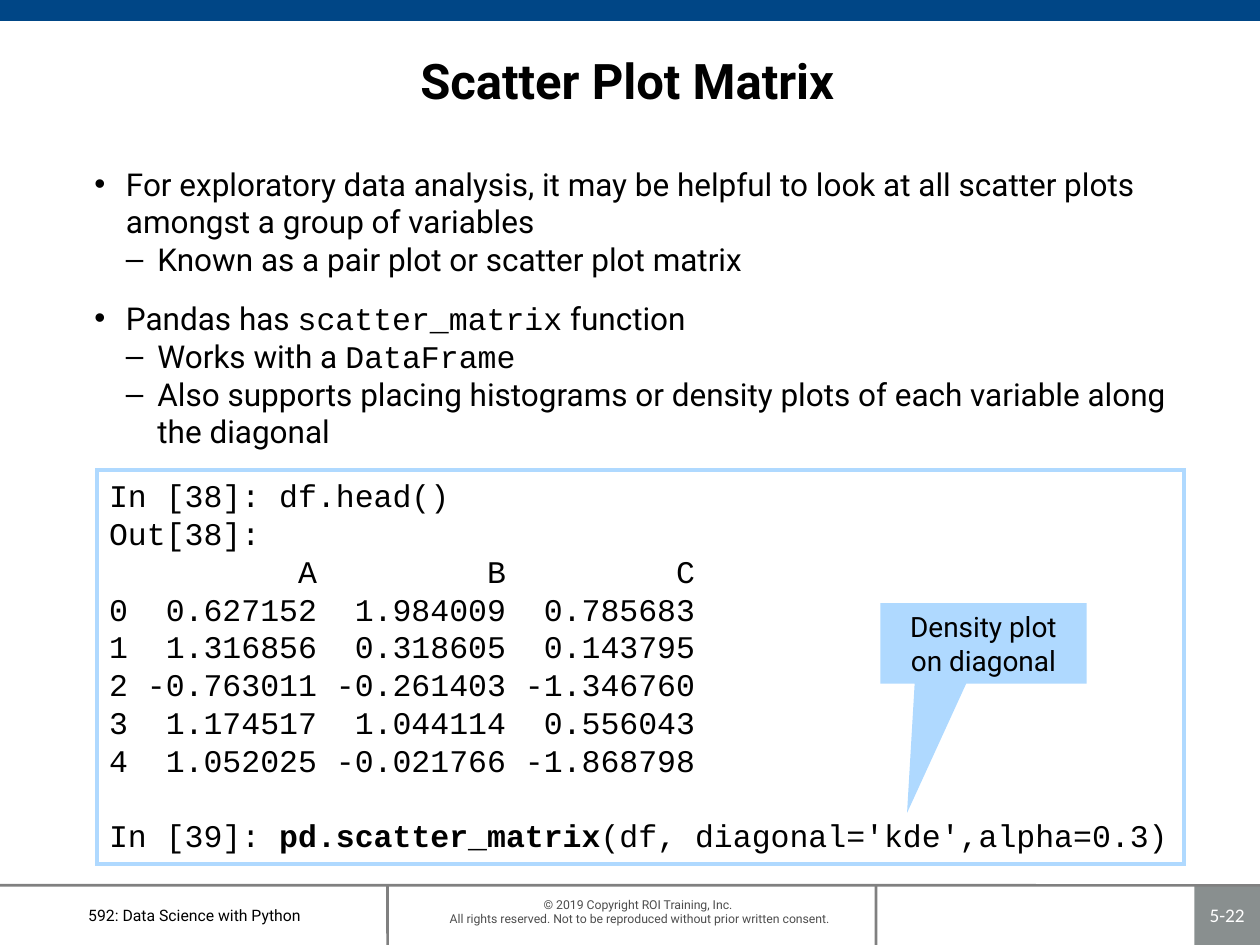
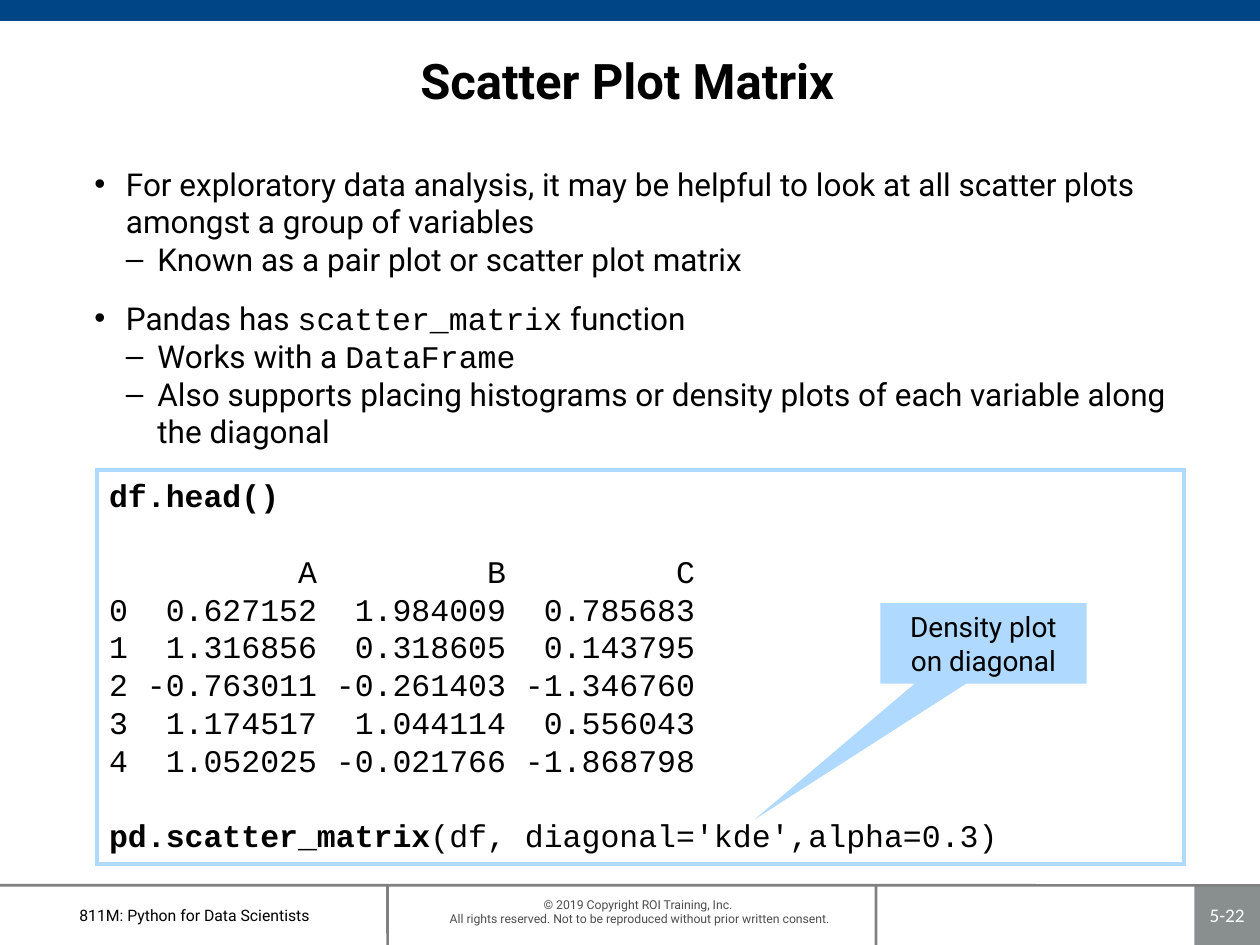
Before and after one commit to roitraining/PythonML, a slide deck: slide 22 of 811M-Ch05_PlottingAndVisualization.pptx. Drawn at 1260x945 pixels with LibreOffice and Linux fonts; fonts in the diff are those of the drawing; background and template pictures are left out. Boxes give left, top, right and bottom in pixels: in the first picture for what was removed or moved away, otherwise in the second. Text is boxed around its words. In the diff, an @@ line names an element or a change of style, - is before the commit and + after.

```diff
--- a/811M-Ch05_PlottingAndVisualization.pptx
+++ b/811M-Ch05_PlottingAndVisualization.pptx
@@ text in rectangle at [109, 485, 279, 514]: text changed; bold on @@
-In [38]: df.head()
-Out[38]:
+df.head()
@@ speech box "Density plot on diagonal" at [881, 604, 1087, 684]: proportions changed @@
@@ text in rectangle at [109, 825, 998, 854]: text changed @@
-In [39]: pd.scatter_matrix(df, diagonal='kde',alpha=0.3)
+pd.scatter_matrix(df, diagonal='kde',alpha=0.3)
@@ text at [79, 909, 310, 925]: text changed @@
-592: Data Science with Python
+811M: Python for Data Scientists
```
Also in this commit, not shown: 27 other slides changed.
